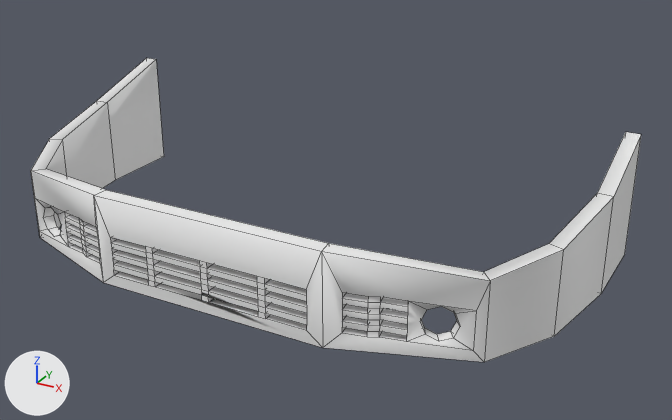
Two versions of the FBX model Groepje van Sjoerd 2.0/Assets/Wessel/Models/bumper2.fbx, one commit apart.
Camera for both pictures: a 50 mm camera at (0.753, -1.245, 0.635) aimed at (0.071, -0.006, 0.016). Lighting does not change. The marker at lower left points along +X, +Y and +Z. Mesh edges are drawn as thin lines.

The older version as bpy lines, for what is in view:
```python
me_cube_001 = bpy.data.meshes.new('Cube.001')
me_cube_001.from_pydata(...)  # 336 vertices, 334 faces; spans x -0.5..0.5, y -0.278..0.222, z -0.062..0.15
ob_cube = bpy.data.objects.new('Cube', me_cube_001)
ob_cube.location = (0.0, 0.0, 0.0)
```
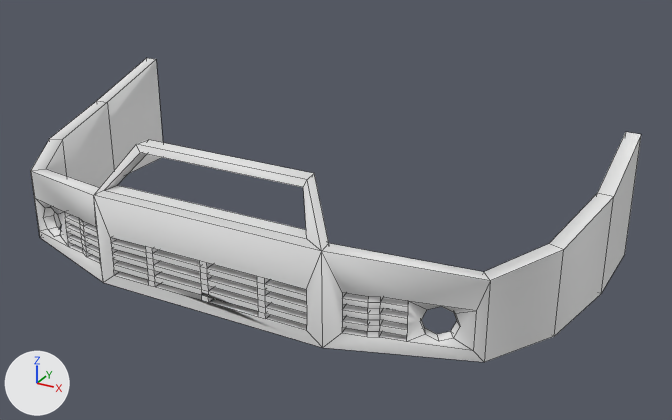
Commit message: nieuwe bumper

Edits to the scene script, one JSON object a line:
```json
{"block": "me_cube_001", "where": "# used by ob_cube; location = (0.0, 0.0, 0.0)"}
{"op": "remove", "block": "me_cube_001", "code": "me_cube_001.from_pydata(...)  # 336 vertices, 334 faces; spans x -0.5..0.5, y -0.278..0.222, z -0.062..0.15"}
{"op": "add", "block": "me_cube_001", "code": "me_cube_001.from_pydata(...)  # 348 vertices, 348 faces; spans x -0.5..0.5, y -0.278..0.222, z -0.062..0.163"}
{"block": "me_cube_001", "change": "me_cube_001 part 1"}
{"block": "me_cube_001", "change": "1 face is deleted"}
{"block": "me_cube_001", "change": "12 vertices are added at x -0.176..0.176, y -0.278..-0.204, z 0.1..0.163"}
{"block": "me_cube_001", "change": "15 new faces join them"}
```

What differs and where, as boxes (x1, y1, x2, y2) in the pictures (672 x 420 px):
```json
{"part": 1, "of": "me_cube_001", "change": "built on", "before": [95, 190, 328, 251], "after": [94, 140, 328, 251]}
```
